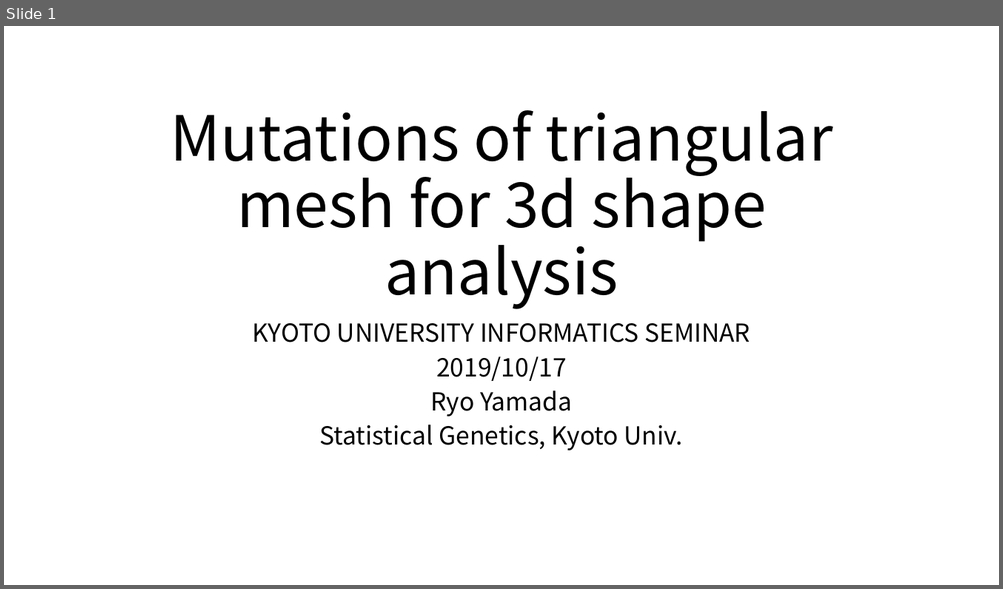
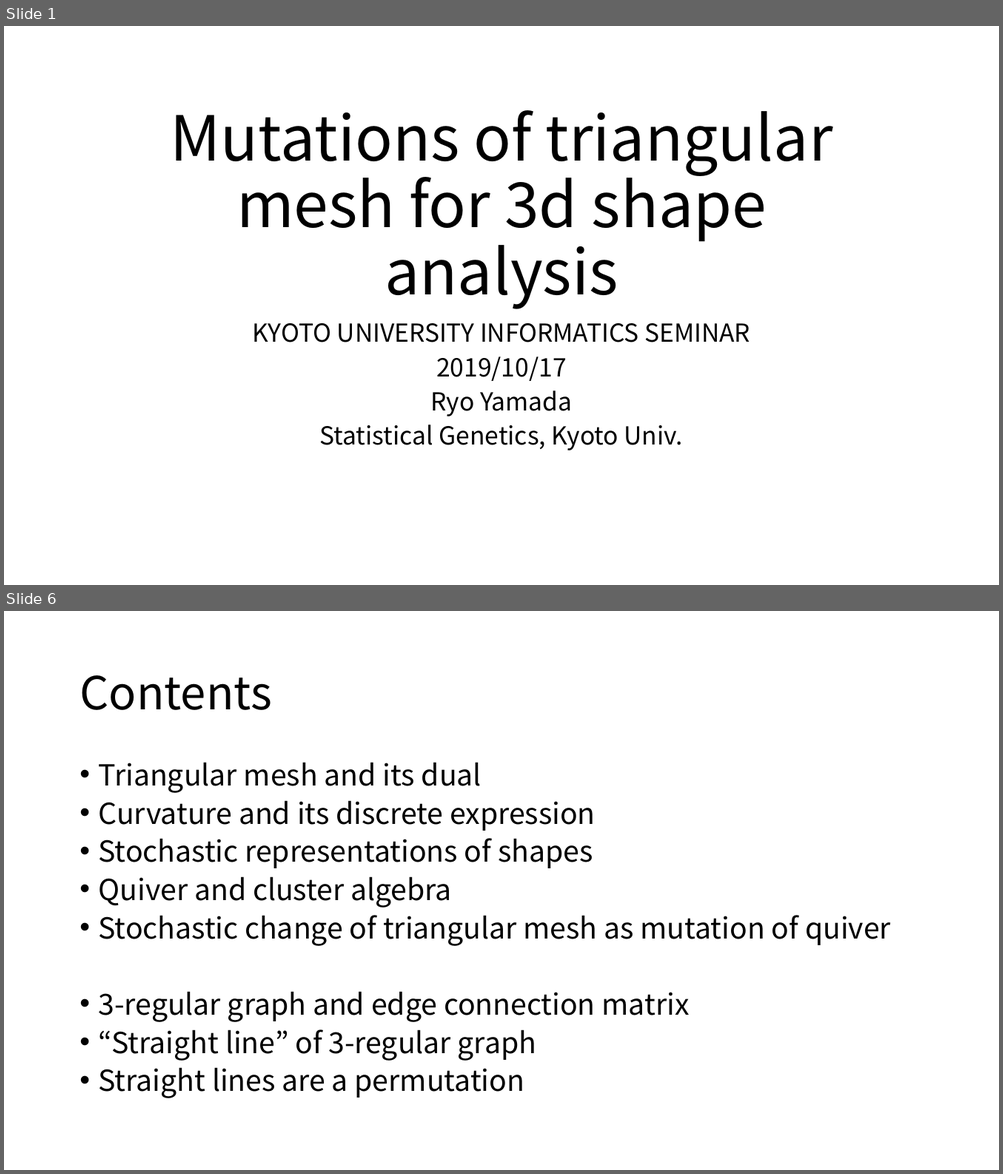
Before and after one commit to ryamada22/atom, a slide deck: Lectures2019/MutationOfTriangularMesh.pptx. Shown one above the other, each under a label of ours: slide 1 before the commit, slides 1 and 6 after it; the slides between them are not shown. The pictures are 1003x589 and 1003x1174 pixels, drawn with LibreOffice and Linux fonts; fonts in the diff are those of the drawing. Boxes give left, top, right and bottom in pixels: in the first picture for what was removed or moved away, otherwise in the second. Text is boxed around its words. In the diff, an @@ line names an element or a change of style, - is before the commit and + after.

Commit message:
quiver

```diff
--- a/Lectures2019/MutationOfTriangularMesh.pptx
+++ b/Lectures2019/MutationOfTriangularMesh.pptx
@@ slide 6 added at (x1=4, y1=611, x2=999, y2=1170), background #FFFFFF @@
@@ title added at (x1=79, y1=675, x2=272, y2=710), 44 pt, text #000000 @@
+Contents
@@ text added at (x1=99, y1=762, x2=891, y2=1099), 28 pt, text #000000 @@
+• Triangular mesh and its dual
+• Curvature and its discrete expression
+• Stochastic representations of shapes
+• Quiver and cluster algebra
+• Stochastic change of triangular mesh as mutation of quiver
+• 3-regular graph and edge connection matrix
+• “Straight line” of 3-regular graph
+• Straight lines are a permutation
```
Also in this commit, not shown: 9 slides changed, 19 other slides added, 9 slides removed.
